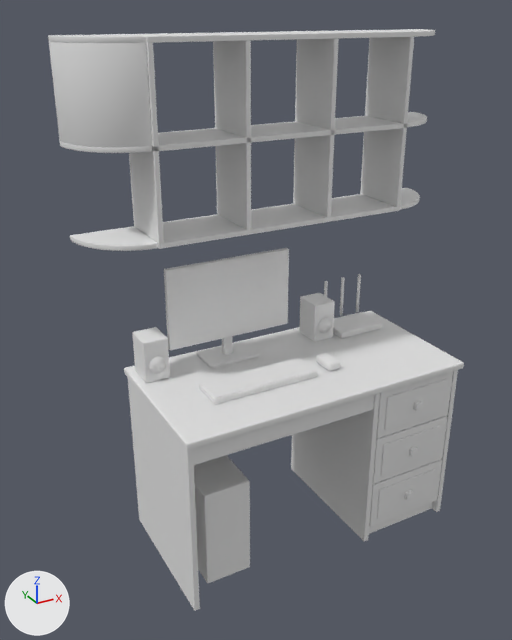
One commit to the glTF model Игры/Общага/models/стол.glb: the scene before it, then after it.
Rendered twice from a camera (50 mm lens) standing at (-1.36, -2.45, 2.06) and looking at (-0.15, -0.25, 0.95). The lights are fixed; the arrows at lower left show +X, +Y and +Z. The first picture is the older version. Where no turn or scale is listed for an object, it has been applied to the vertices. Vertices at exactly the same position are counted once.

The scene before the commit, as lines of its bpy script (objects in view):
```python
ob_гнутая_лев = bpy.data.objects.new('гнутая_лев', me_гнутая_лев)
ob_гнутая_лев.location = (0.0, 0.0, 0.0)
ob_стойка_002 = bpy.data.objects.new('стойка.002', me_cube_024)
ob_стойка_002.location = (0.175, -0.125, 1.639)
ob_стойка_003 = bpy.data.objects.new('стойка.003', me_cube_025)
ob_стойка_003.location = (0.516, -0.125, 1.639)
ob_угол_лев_0 = bpy.data.objects.new('угол_лев_0', me_угол_лев_0)
ob_угол_лев_0.location = (0.0, 0.0, 0.0)
ob_угол_лев_1 = bpy.data.objects.new('угол_лев_1', me_угол_лев_1)
ob_угол_лев_1.location = (0.0, 0.0, 0.0)
ob_угол_лев_2 = bpy.data.objects.new('угол_лев_2', me_угол_лев_2)
ob_угол_лев_2.location = (0.0, 0.0, 0.0)
ob_угол_прав_0 = bpy.data.objects.new('угол_прав_0', me_угол_прав_0)
ob_угол_прав_0.location = (0.0, 0.0, 0.0)
ob_угол_прав_1 = bpy.data.objects.new('угол_прав_1', me_угол_прав_1)
ob_угол_прав_1.location = (0.0, 0.0, 0.0)
ob_фасад_001 = bpy.data.objects.new('фасад.001', me_cube_011)
ob_фасад_001.location = (0.39, -0.59, 0.391)
# also in view: 'царга_над_ногами' at (-0.2, -0.58, 0.68); 'доска_0' at (0.0, -0.12, 1.31); 'фасад.002' at (0.39, -0.59, 0.61); 'корпус' at (0.41, -0.12, 0.76); 'доска_1' at (0.0, -0.12, 1.64)
```
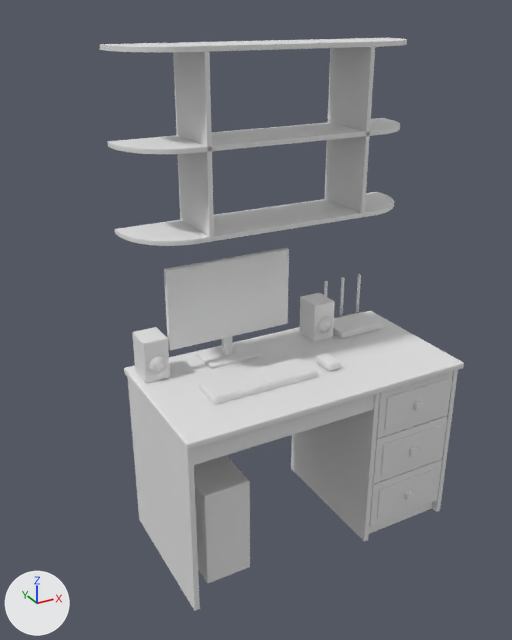
Pixel boxes [x1, y1, x2, y2] of what changed, in the pictures (512 x 640 px):
'стойка.001', moved: before [213, 41, 251, 230]; after [325, 47, 375, 213]
'гнутая_лев', deleted: before [49, 41, 152, 147]
'стойка', moved: before [129, 43, 164, 244]; after [173, 52, 214, 237]
'стойка.003', deleted: before [360, 37, 414, 207]
'доска_0', reshaped, moved: before [134, 194, 400, 249]; after [115, 192, 394, 246]
'стойка.002', deleted: before [293, 39, 339, 218]
'доска_1', reshaped, moved: before [152, 116, 407, 151]; after [107, 118, 400, 154]
'доска_2', reshaped, moved (14% taller): before [124, 30, 415, 43]; after [99, 38, 407, 53]
'угол_лев_0', deleted: before [70, 226, 158, 251]
'угол_лев_2', deleted: before [48, 34, 146, 43]
'угол_лев_1', deleted: before [60, 141, 153, 153]
'угол_прав_0', deleted: before [400, 188, 420, 210]
'угол_прав_1', deleted: before [407, 112, 427, 127]
'угол_прав_2', deleted: before [387, 29, 435, 37]
part 1 of me_cube_019, added: after [115, 192, 394, 246]
part 2 of me_cube_019, deleted: before [134, 194, 400, 249]
part 3 of me_cube_020, added: after [107, 118, 400, 154]
part 4 of me_cube_020, deleted: before [152, 116, 407, 151]
part 5 of me_cube_021, added: after [99, 38, 407, 53]
part 6 of me_cube_021, deleted: before [124, 30, 415, 43]

What changed in the scene script:
```text
Change me_cube_019:
    used by ob_доска_0; location = (0.0, -0.125, 1.309)
    remove me_cube_019.from_pydata(...)  # 56 vertices, 108 faces; spans x -0.525..0.525, y -0.125..0.125, z -0.009..0.009
    add me_cube_019.from_pydata(...)  # 184 vertices, 364 faces; spans x -0.6..0.6, y -0.26..0.0, z 1.3..1.318
    me_cube_019 part 1: 184 vertices added at x -0.6..0.6, y -0.26..0.0, z 1.3..1.318
    me_cube_019 part 2: 56 vertices removed from x -0.525..0.525, y -0.125..0.125, z -0.009..0.009
Change me_cube_020:
    used by ob_доска_1; location = (0.0, -0.125, 1.639)
    remove me_cube_020.from_pydata(...)  # 56 vertices, 108 faces; spans x -0.525..0.525, y -0.125..0.125, z -0.009..0.009
    add me_cube_020.from_pydata(...)  # 184 vertices, 364 faces; spans x -0.6..0.6, y -0.26..0.0, z 1.615..1.633
    me_cube_020 part 3: 184 vertices added at x -0.6..0.6, y -0.26..0.0, z 1.615..1.633
    me_cube_020 part 4: 56 vertices removed from x -0.525..0.525, y -0.125..0.125, z -0.009..0.009
Change me_cube_021:
    used by ob_доска_2; location = (0.0, -0.125, 1.969)
    remove me_cube_021.from_pydata(...)  # 56 vertices, 108 faces; spans x -0.525..0.525, y -0.125..0.125, z -0.009..0.009
    add me_cube_021.from_pydata(...)  # 184 vertices, 364 faces; spans x -0.6..0.6, y -0.26..0.0, z 1.93..1.948
    me_cube_021 part 5: 184 vertices added at x -0.6..0.6, y -0.26..0.0, z 1.93..1.948
    me_cube_021 part 6: 56 vertices removed from x -0.525..0.525, y -0.125..0.125, z -0.009..0.009
Remove ob_гнутая_лев:
    ob_гнутая_лев = bpy.data.objects.new('гнутая_лев', me_гнутая_лев)
    ob_гнутая_лев.location = (0.0, 0.0, 0.0)
Change ob_доска_0:
    ob_доска_0.location: (0.0, -0.125, 1.309) -> (0.0, 0.0, 0.0)
Change ob_доска_1:
    ob_доска_1.location: (0.0, -0.125, 1.639) -> (0.0, 0.0, 0.0)
Change ob_доска_2:
    ob_доска_2.location: (0.0, -0.125, 1.969) -> (0.0, 0.0, 0.0)
Change ob_стойка:
    ob_стойка.location: (-0.516, -0.125, 1.639) -> (-0.33, -0.13, 1.624)
Change ob_стойка_001:
    ob_стойка_001.location: (-0.175, -0.125, 1.639) -> (0.33, -0.13, 1.624)
Remove ob_стойка_002:
    ob_стойка_002 = bpy.data.objects.new('стойка.002', me_cube_024)
    ob_стойка_002.location = (0.175, -0.125, 1.639)
Remove ob_стойка_003:
    ob_стойка_003 = bpy.data.objects.new('стойка.003', me_cube_025)
    ob_стойка_003.location = (0.516, -0.125, 1.639)
Remove ob_угол_лев_0:
    ob_угол_лев_0 = bpy.data.objects.new('угол_лев_0', me_угол_лев_0)
    ob_угол_лев_0.location = (0.0, 0.0, 0.0)
Remove ob_угол_лев_1:
    ob_угол_лев_1 = bpy.data.objects.new('угол_лев_1', me_угол_лев_1)
    ob_угол_лев_1.location = (0.0, 0.0, 0.0)
Remove ob_угол_лев_2:
    ob_угол_лев_2 = bpy.data.objects.new('угол_лев_2', me_угол_лев_2)
    ob_угол_лев_2.location = (0.0, 0.0, 0.0)
Remove ob_угол_прав_0:
    ob_угол_прав_0 = bpy.data.objects.new('угол_прав_0', me_угол_прав_0)
    ob_угол_прав_0.location = (0.0, 0.0, 0.0)
Remove ob_угол_прав_1:
    ob_угол_прав_1 = bpy.data.objects.new('угол_прав_1', me_угол_прав_1)
    ob_угол_прав_1.location = (0.0, 0.0, 0.0)
Remove ob_угол_прав_2:
    ob_угол_прав_2 = bpy.data.objects.new('угол_прав_2', me_угол_прав_2)
    ob_угол_прав_2.location = (0.0, 0.0, 0.0)
```
